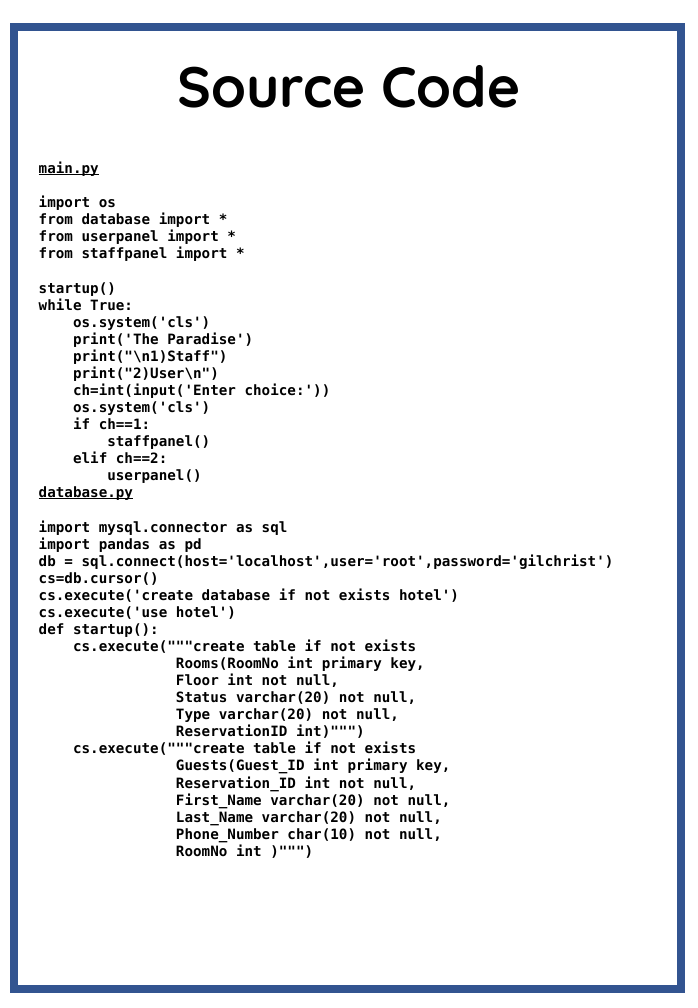
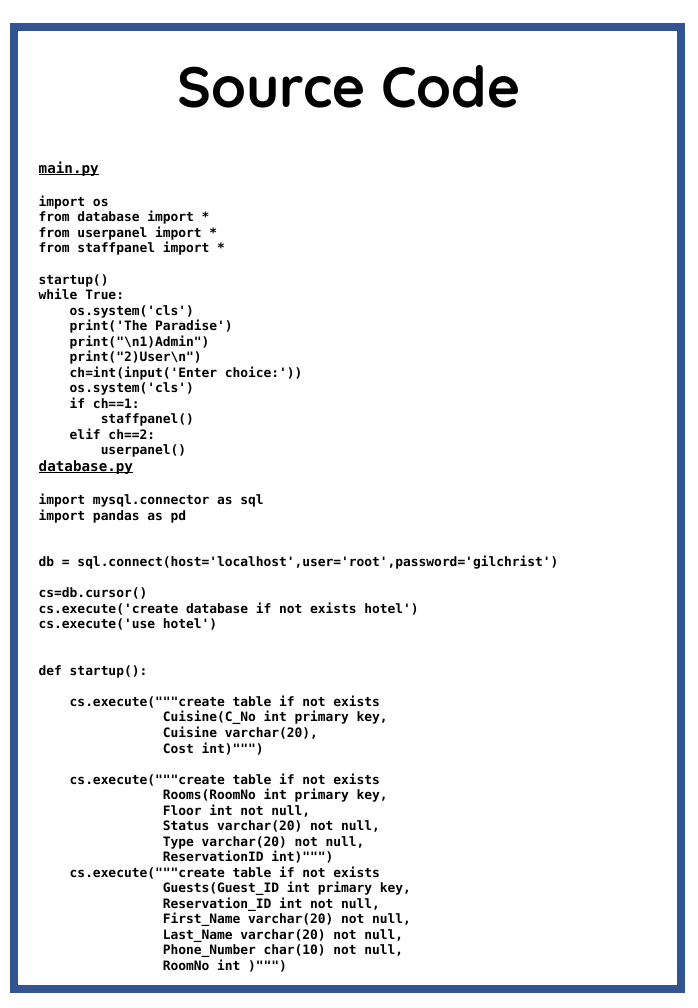
Before and after one commit to Agentgilspy/Hotel, a slide deck: slide 13 of Computer Project.pptx. Drawn at 698x1008 pixels with LibreOffice and Linux fonts; fonts in the diff are those of the drawing. Boxes give left, top, right and bottom in pixels: in the first picture for what was removed or moved away, otherwise in the second. Text is boxed around its words. In the diff, an @@ line names an element or a change of style, - is before the commit and + after.

```diff
--- a/Computer Project.pptx
+++ b/Computer Project.pptx
@@ text at [39,195,558,970]: size 11 to 10 pt in "import os", "from database import *", "from userpanel import *", "from staffpanel import *" and 31 more places @@
@@ text at [70,335,210,349]: text changed; size 11 to 10 pt @@
-print("\n1)Staff")
+print("\n1)Admin")
@@ text at [70,711,388,786]: paragraphs added @@
+Cuisine(C_No int primary key,
+Cuisine varchar(20),
+Cost int)""")
+cs.execute("""create table if not exists
```
Also in this commit, not shown: 13 other slides changed, 3 slides added, 2 slides removed.
